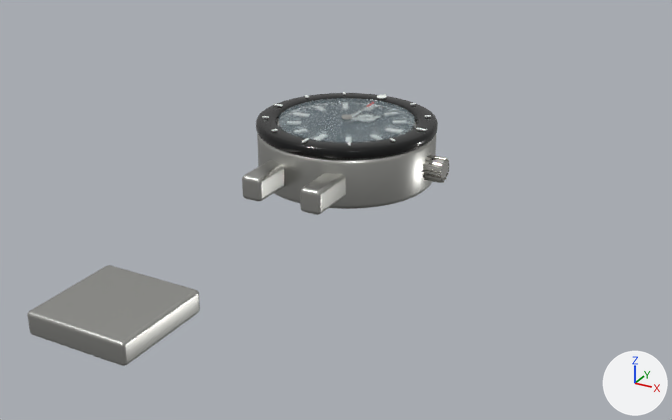
One commit to the glTF model exports/wristwatch_ar_wrap_animation.glb: the scene before it, then after it.
Camera for both pictures: a camera (50 mm lens) standing at (0.0983, -0.184, 0.0763) and looking at (0.0123, -0.0276, -0.0019). The axes (+X, +Y, +Z) are drawn at lower right. The lights are the same throughout. The older version comes first. Where no turn or scale is listed for an object, it has been applied to the vertices. Vertices at exactly the same position are counted once.

Objects in the first picture: 'Black_Ceramic_Rotating_Bezel', 'Bracelet_Folding_Clasp', 'Case_Lug_Bottom_Left', 'Case_Lug_Bottom_Right', 'Case_Monoblock_42mm', 'Crown_Flute_07', 'Crown_Flute_08', 'Fluted_Screw_Down_Crown', 'Polished_Dial_Rehaut_Ring', 'Slightly_Raised_Sapphire_Crystal'.
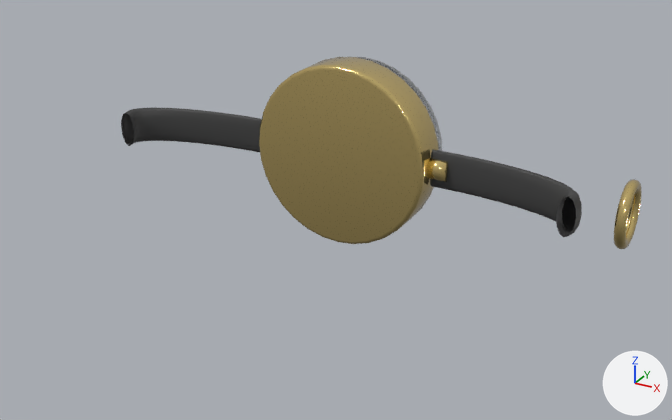
Not visible in the pictures: 'Matte_Black_Sunburst_Dial'.

The change in detail:
Material 'Metal_Gold' (mat_metal_gold) is new.
Its base color is (0.85, 0.65, 0.25) (yellow #edd389).
Its metallic is 1.0.
Its roughness is 0.15.
Its coat weight is 0.3.
Its coat roughness is 0.1.
Material 'Glass_Clear2.001' (mat_glass_clear2_001) is new.
Its base color is (0.9, 0.95, 1.0) (white #f3f9ff).
Its roughness is 0.04.
Its ior is 1.52.
Its transmission weight is 0.95.
Its coat weight is 0.5.
Its coat roughness is 0.02.
Material 'Band_Black' (mat_band_black) is new.
Its base color is (0.05, 0.05, 0.05) (dark grey #3f3f3f).
Its roughness is 0.6.
me_fluted_screw_down_crown_mesh is used by ob_fluted_screw_down_crown; location (0.023, 0.0, 0.0003).
me_fluted_screw_down_crown_mesh had 240 vertices, 476 faces and spanned x -0.00215..0.00215, y -0.00235..0.00235, z -0.00235..0.00235.
me_fluted_screw_down_crown_mesh no longer uses material mat_polished_stainless_steel (white #e7e6df).
me_fluted_screw_down_crown_mesh now has 64 vertices, 124 faces and spans x -0.0025..0.0025, y -0.0025..0.0025, z -0.0025..0.0025.
me_fluted_screw_down_crown_mesh part 1: 240 vertices removed from x -0.00215..0.00215, y -0.00235..0.00235, z -0.00235..0.00235; 64 vertices added at x -0.0025..0.0025, y -0.0025..0.0025, z -0.0025..0.0025, forming a 32-sided cylinder along x.
me_fluted_screw_down_crown_mesh gains material mat_metal_gold (yellow #edd389).
Mesh me_cylinder_003 is new.
It has 64 vertices, 124 faces and spans x -0.0211..0.0211, y -0.0008..0.0008, z -0.0211..0.0211.
It uses material mat_glass_clear2_001 (white #f3f9ff).
Mesh me_cylinder is new.
It has 320 vertices, 636 faces and spans x -0.022..0.022, y -0.005..0.005, z -0.022..0.022.
It uses material mat_metal_gold (yellow #edd389).
Mesh me_torus is new.
It is a torus around x (ring radius 0.006, tube radius 0.0012) spanning x -0.0012..0.0012, y -0.0072..0.0072, z -0.0072..0.0072.
It uses material mat_metal_gold (yellow #edd389).
Mesh me_band_right_curve is new.
It has 1020 vertices, 2016 faces and spans x 0.0218..0.059, y -0.0124..0.0006, z -0.0045..0.0045.
It uses material mat_band_black (dark grey #3f3f3f).
Mesh me_band_left_curve is new.
It has 1020 vertices, 2016 faces and spans x -0.059..-0.0218, y -0.0124..0.0006, z -0.0045..0.0045.
It uses material mat_band_black (dark grey #3f3f3f).
Object 'Case_Monoblock_42mm' (ob_case_monoblock_42mm) is deleted.
Object 'Case_Lug_Bottom_Left' (ob_case_lug_bottom_left) is deleted.
Object 'Case_Lug_Bottom_Right' (ob_case_lug_bottom_right) is deleted.
Object 'Black_Ceramic_Rotating_Bezel' (ob_black_ceramic_rotating_bezel) is deleted.
Object 'Slightly_Raised_Sapphire_Crystal' (ob_slightly_raised_sapphire_crystal) is deleted.
Object 'Fluted_Screw_Down_Crown' (ob_fluted_screw_down_crown) moves from (0.023, 0.0, 0.0003) to (0.0235, 0.0, 0.0).
Object 'Crown_Flute_07' (ob_crown_flute_07) is deleted.
Object 'Crown_Flute_08' (ob_crown_flute_08) is deleted.
Object 'Matte_Black_Sunburst_Dial' (ob_matte_black_sunburst_dial) is deleted.
Object 'Polished_Dial_Rehaut_Ring' (ob_polished_dial_rehaut_ring) is deleted.
Object 'Bracelet_Folding_Clasp' (ob_bracelet_folding_clasp) is deleted.
Object 'Watch_Glass.001' (ob_watch_glass_001) is new; it shows me_cylinder_003.
Its location is (0.0, 0.0075, 0.0).
Object 'Watch_Case' (ob_watch_case) is new; it shows me_cylinder.
Its location is (0.0, 0.0, 0.0).
Object 'Watch_Buckle' (ob_watch_buckle) is new; it shows me_torus.
Its location is (0.067, -0.005, 0.0).
Object 'Band_Right' (ob_band_right) is new; it shows me_band_right_curve.
Its location is (0.0, 0.0, 0.0).
Object 'Band_Left' (ob_band_left) is new; it shows me_band_left_curve.
Its location is (0.0, 0.0, 0.0).

What differs and where, as boxes (x1, y1, x2, y2) in the pictures (672 x 420 px):
'Watch_Case', added (yellow): after (259, 57, 439, 244)
'Bracelet_Folding_Clasp', deleted: before (27, 265, 200, 366)
'Case_Monoblock_42mm', deleted: before (257, 133, 436, 209)
'Band_Right', added: after (430, 149, 582, 237)
'Slightly_Raised_Sapphire_Crystal', deleted: before (278, 98, 415, 143)
'Black_Ceramic_Rotating_Bezel', deleted: before (256, 93, 438, 159)
'Band_Left', added: after (121, 108, 261, 152)
'Case_Lug_Bottom_Right', deleted: before (300, 173, 346, 215)
'Watch_Buckle', added (yellow): after (614, 179, 641, 249)
'Case_Lug_Bottom_Left', deleted: before (242, 160, 284, 201)
'Watch_Glass.001', added: after (348, 56, 442, 189)
'Fluted_Screw_Down_Crown', reshaped, moved, recoloured: before (424, 156, 449, 179); after (427, 158, 448, 182)
'Crown_Flute_08', deleted: before (424, 178, 443, 183)
'Crown_Flute_07', deleted: before (422, 175, 441, 180)
'Polished_Dial_Rehaut_Ring', deleted (mostly hidden): before (277, 121, 417, 129)
